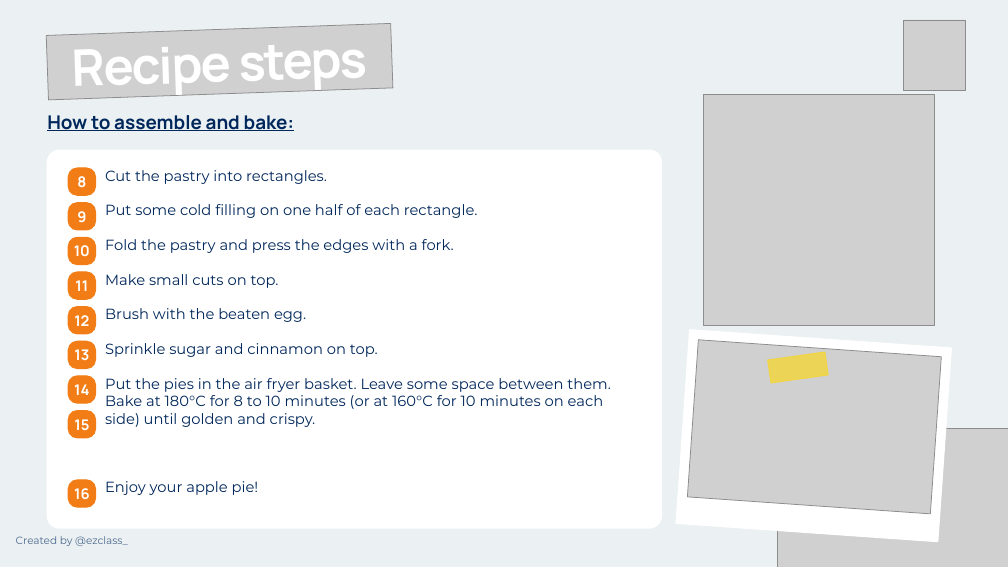
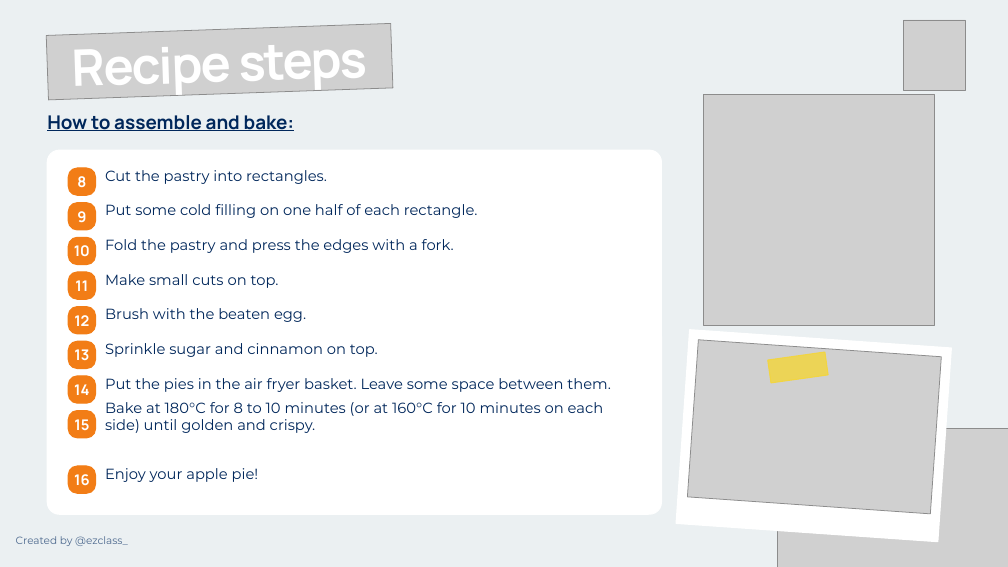
Before and after one commit to ezclassbr/cooking-class, a slide deck: slide 7 of art/deck/apple-pie-cooking-class.pptx. Drawn at 1008x567 pixels with LibreOffice and Linux fonts; fonts in the diff are those of the drawing; grey boxes stand for pictures. Boxes give left, top, right and bottom in pixels: in the first picture for what was removed or moved away, otherwise in the second. Text is boxed around its words. In the diff, an @@ line names an element or a change of style, - is before the commit and + after.

```diff
--- a/art/deck/apple-pie-cooking-class.pptx
+++ b/art/deck/apple-pie-cooking-class.pptx
@@ rounded rectangle: place and size @@
-rounded rectangle at bbox=[47, 150, 661, 529]
+rounded rectangle at bbox=[47, 150, 661, 515]
@@ rounded rectangle at bbox=[47, 150, 661, 515]: proportions changed @@
@@ text "Bake at 180°C for 8 ...": place and size @@
-text "Bake at 180°C for 8 ..." at bbox=[105, 395, 604, 427]
+text "Bake at 180°C for 8 ..." at bbox=[105, 402, 604, 433]
@@ 2 texts, 1 rounded rectangle: place and size @@
-2 texts, 1 rounded rectangle at bbox=[68, 480, 259, 507]
+2 texts, 1 rounded rectangle at bbox=[68, 466, 259, 493]
```
Also in this commit, not shown: 2 other slides changed, 2 other files.
